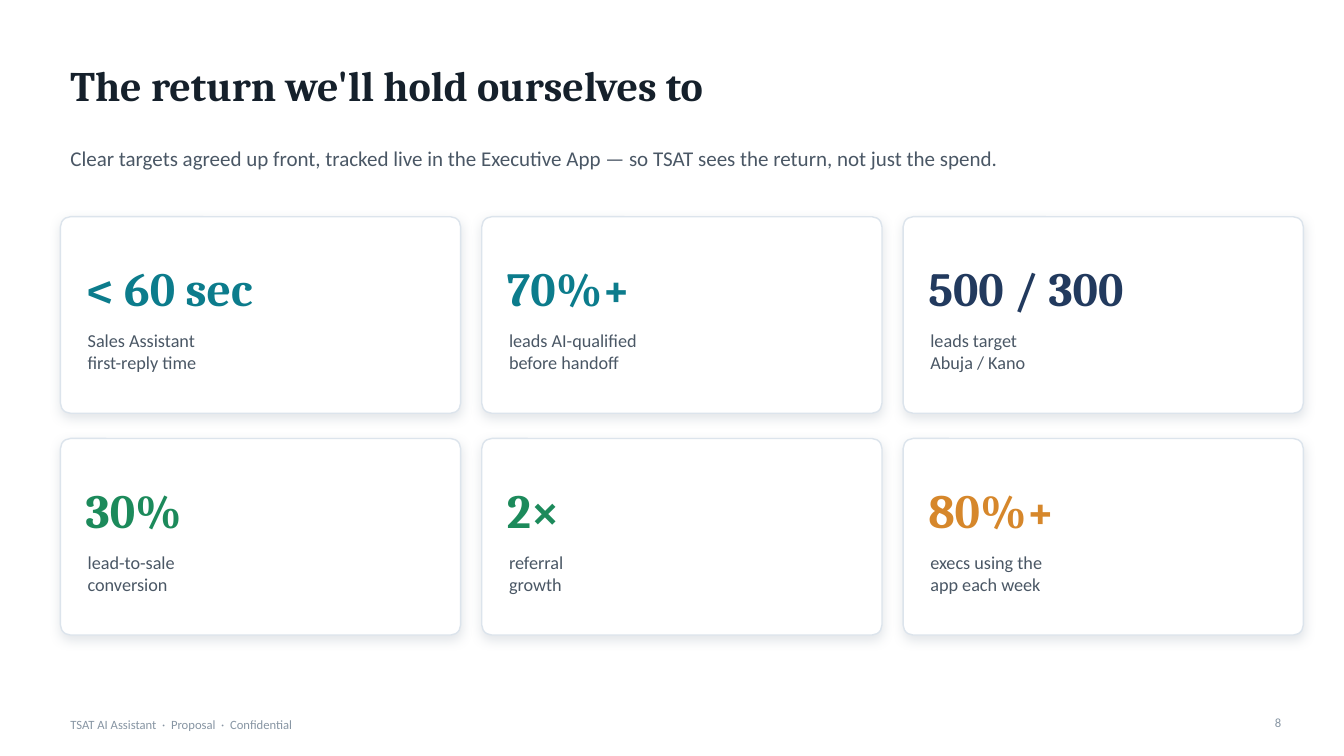
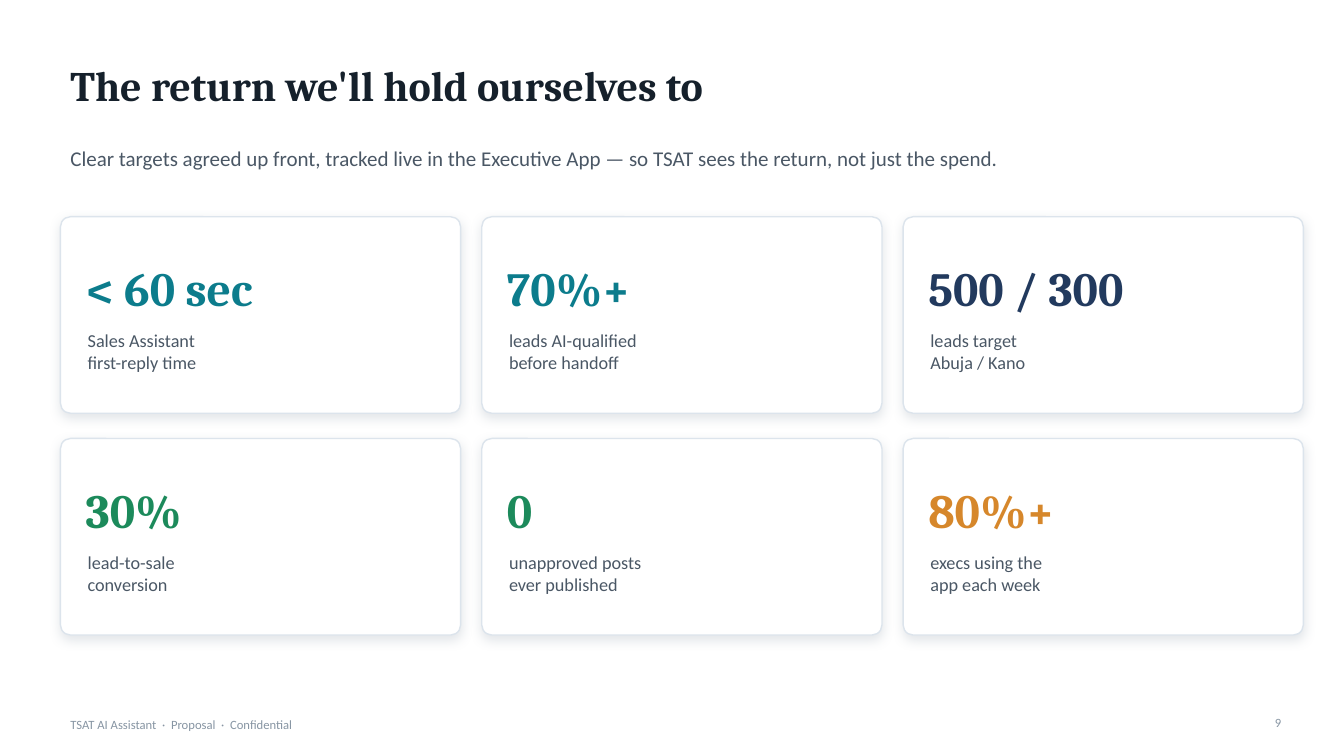
Before and after one commit to Bekaji/Bekaji, a slide deck: slide 9 of tsat-ai-assistant/TSAT_AI_Assistant_Pitch_Deck.pptx (slide 8 before the commit). Drawn at 1344x756 pixels with LibreOffice and Linux fonts; fonts in the diff are those of the drawing. Boxes give left, top, right and bottom in pixels: in the first picture for what was removed or moved away, otherwise in the second. Text is boxed around its words. In the diff, an @@ line names an element or a change of style, - is before the commit and + after.

```diff
--- a/tsat-ai-assistant/TSAT_AI_Assistant_Pitch_Deck.pptx
+++ b/tsat-ai-assistant/TSAT_AI_Assistant_Pitch_Deck.pptx
@@ text at (x1=507, y1=495, x2=532, y2=529): text changed @@
-2×
+0
@@ text at (x1=509, y1=556, x2=641, y2=594): text changed @@
-referral
-growth
+unapproved posts
+ever published
```
Also in this commit, not shown: 12 other slides changed, 1 slide added, 2 other files.
